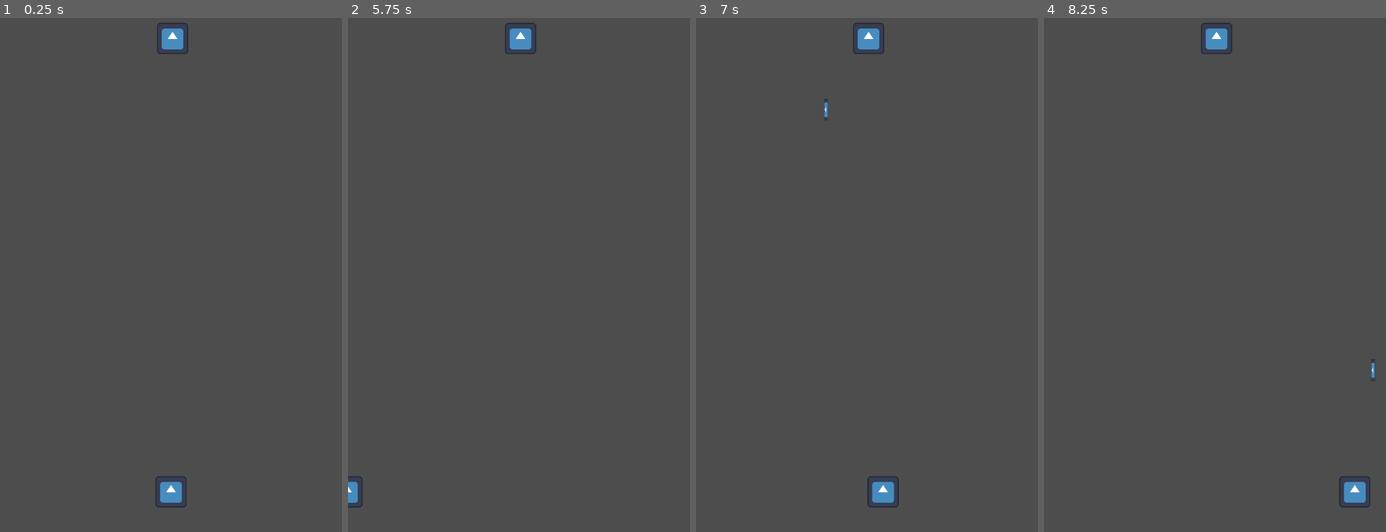
Above: before the commit, frames 1-4 (left to right).
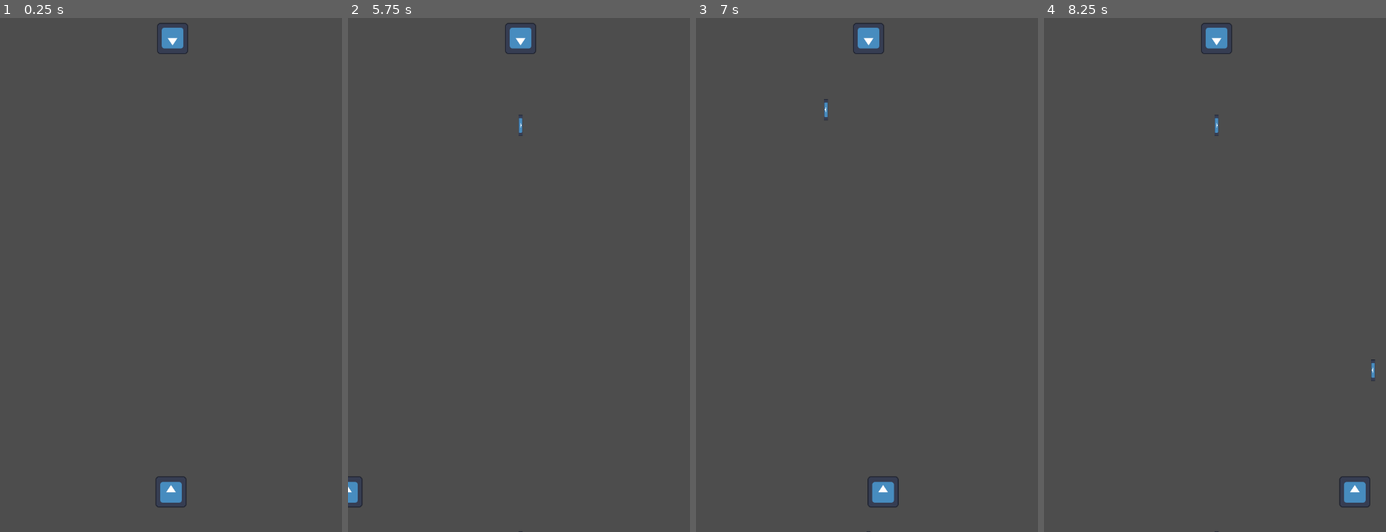
Above: after the commit, the same moments.

Repository: Loyalhand/SpaceInvadeDoor
Game: Godot game, scene res://scenes/level_1.tscn
Two runs of this game, one before a commit and one after it. Both use one fixed random seed, a clock stepped at 60 frames per second and the inputs below. The engine's default icon, where the game draws it, is replaced by a stand-in: a white triangle on a blue panel in a dark square.
Inputs:
- Up to frame 1 (0.25 s): no input
- Up to frame 2 (5.75 s): tap Enter at 0.5 s; hold Right (move_right) 0.53-1.28 s; tap Space (shoot) at 0.6, 1.35, 2.1, 2.85, 3.5, 3.6, 4.35, 5.1 s; hold Left (move_left) 1.28-2.03 s; hold Right (move_right) 2.03-3.53 s; hold Left (move_left) from 3.53 s (still down)
- Up to frame 3 (7 s): release Left (move_left) at 5.78 s; hold Right (move_right) from 5.78 s (still down); tap Space (shoot) at 5.85, 6.6 s
- Up to frame 4 (8.25 s): tap Space (shoot) at 7.35, 8.1 s; release Right (move_right) at 8.03 s; hold Left (move_left) from 8.03 s (still down)

The runs differ from the first frame. In frame 1, less than 0.1% of the frame differs, in the area x 47-54%, y 1-7%; in frame 2, 0.1%, in the area x 47-54%, y 1-100%; in frame 3, less than 0.1%; in frame 4, 0.1%.

Commit message:
small enemy can now shoot

Diff:
--- a/scenes/level_1.tscn
+++ b/scenes/level_1.tscn
@@ -10,3 +10,4 @@
 
 [node name="SmallEnemy" parent="." instance=ExtResource("2_buby1")]
 position = Vector2(332, 205)
+rotation = 3.14159
--- a/scenes/small_enemy.tscn
+++ b/scenes/small_enemy.tscn
@@ -19,5 +19,9 @@
 position = Vector2(0, -1)
 shape = SubResource("RectangleShape2D_jgahb")
 
+[node name="FireRate" type="Timer" parent="."]
+autostart = true
+
 [connection signal="area_entered" from="HurtBox" to="HurtBox" method="_on_area_entered"]
 [connection signal="health_depleted" from="HurtBox" to="." method="_on_hurt_box_health_depleted"]
+[connection signal="timeout" from="FireRate" to="." method="_on_fire_rate_timeout"]
--- a/scripts/beam.gd
+++ b/scripts/beam.gd
@@ -4,8 +4,7 @@
 var damage = 10
 
 func _physics_process(delta):
-	position.y -= SPEED * delta
-
+	position += (Vector2.RIGHT * SPEED).rotated(rotation) * delta
 
 func _on_visible_on_screen_enabler_2d_screen_exited():
 	queue_free()
--- a/scripts/small_enemy.gd
+++ b/scripts/small_enemy.gd
@@ -1,16 +1,25 @@
 extends Sprite2D
 
 var health: int = 100
-
+var can_shoot: bool = true
 # Called when the node enters the scene tree for the first time.
 func _ready():
 	pass # Replace with function body.
 
+func _process(delta):
 
-# Called every frame. 'delta' is the elapsed time since the previous frame.
-func _process(delta):
 	pass
 
+func shoot():
+	const BEAM = preload("res://scenes/beam.tscn")
+	var beam_instance = BEAM.instantiate()
+	beam_instance.rotation_degrees = rotation_degrees - 90
+	beam_instance.global_position = global_position
+	add_sibling(beam_instance)
 
 func _on_hurt_box_health_depleted():
 	print("dead")
+
+func _on_fire_rate_timeout():
+	$FireRate.wait_time = randf_range(0,5)
+	shoot()
